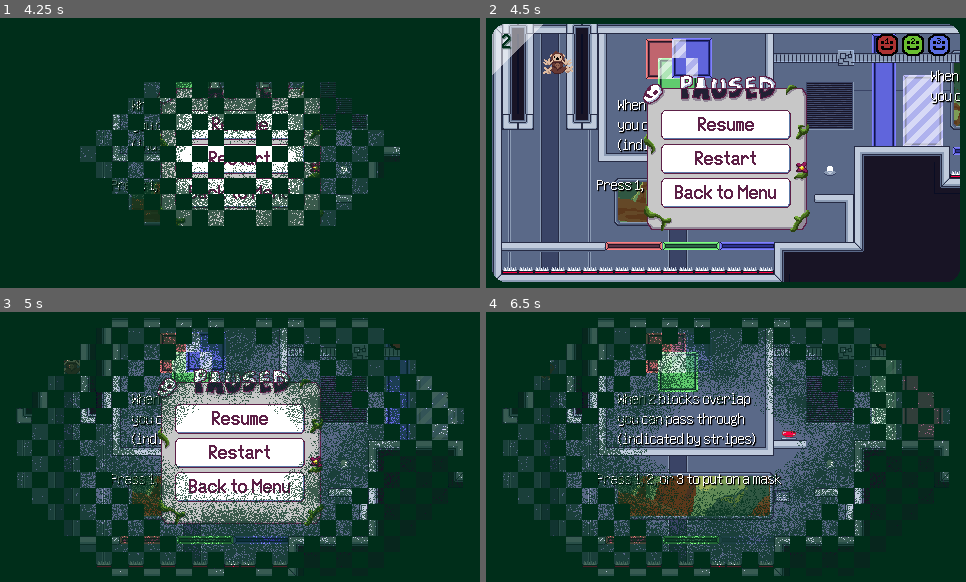
Above: before the commit, frames 1-4 (two rows, left to right).
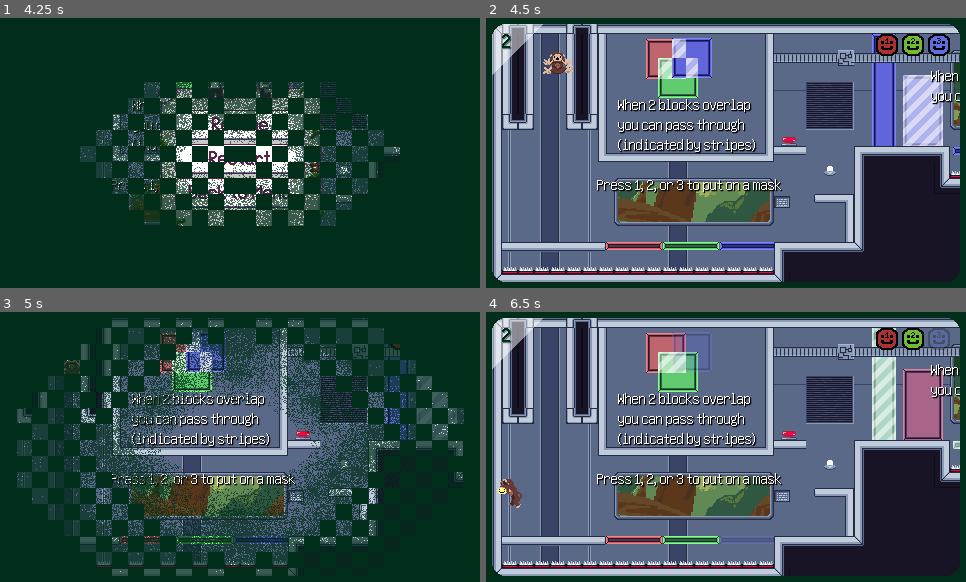
Above: after the commit, the same moments.

Repository: avaxar/phase-reveal
Game: Godot game, scene res://level/level.tscn
Same seed, same stepped clock (60 frames per second), same inputs: the game is played once before the commit and once after it. This scene is started directly instead of the project's main scene. Sound files missing from this copy of the repository are replaced by a short silence.
Inputs (mouse positions are in pixels of both pictures, inside the frame that each line leads up to):
- Up to frame 1 (4.25 s): tap Enter (ui_accept) at 0.5 s; move the mouse to (345, 139) at 0.52 s; hold E (interact) 0.53-1.28 s; hold D (right) 0.53-2.03 s; tap W (jump) at 0.77, 1.52, 3.02, 3.77 s; move the mouse to (144, 166) at 1.27 s; tap 3 (mask_blue) at 1.35 s; move the mouse to (288, 93) at 2.02 s; hold A (left) 2.03-2.78 s; hold 2 (mask_green) 2.03-2.78 s; move the mouse to (216, 207) at 2.77 s; hold D (right) from 2.78 s (still down); tap 1 (mask_red) at 2.85 s; move the mouse to (384, 193) at 3.52 s; hold E (interact) from 3.53 s (still down); tap Escape (pause) at 4.15 s
- Up to frame 2 (4.5 s): release D (right) at 4.25 s; release E (interact) at 4.25 s; click "Restart" at 4.25 s
- Up to frame 3 (5 s): no input
- Up to frame 4 (6.5 s): click (726, 452) at 5 s, where only the run before the commit has a clickable "Restart"; move the mouse to (582, 406) at 5.77 s; hold A (left) from 5.78 s (still down); tap 3 (mask_blue) at 5.85 s; tap W (jump) at 6.02 s

Frame 1 is identical in both runs. In frame 2, 18% of the frame differs, in the area x 32-68%, y 21-80%; in frame 3, 16%; in frame 4, 67%, in the area x 1-99%, y 2-98%.

Commit message:
Names and something

Diff:
--- a/ui/pause/pause_menu.gd
+++ b/ui/pause/pause_menu.gd
@@ -7,6 +7,7 @@
 
 func _on_restart_button_pressed() -> void:
 	get_tree().paused = false
+	visible = false
 	Manager.emit_on_player_death()
 
 func _on_menu_button_pressed() -> void:
--- a/ui/title_screen/title_screen.tscn
+++ b/ui/title_screen/title_screen.tscn
@@ -298,22 +298,22 @@
 [node name="CreditsButton2" parent="CreditsContainer/CircularContainer" unique_id=2141593416 instance=ExtResource("6_1djn3")]
 layout_mode = 2
 scale_size = Vector2(1.25, 1.25)
-label_text = "Anders Emmanuel Tan"
+label_text = "Anders \"Plumz\" Tan"
 
 [node name="CreditsButton3" parent="CreditsContainer/CircularContainer" unique_id=125875596 instance=ExtResource("6_1djn3")]
 layout_mode = 2
 scale_size = Vector2(1.25, 1.25)
-label_text = "Thomas Nadandra Aryawida"
+label_text = "Thomas \"Troggz\" Nadandra"
 
 [node name="CreditsButton4" parent="CreditsContainer/CircularContainer" unique_id=1506954380 instance=ExtResource("6_1djn3")]
 layout_mode = 2
 scale_size = Vector2(1.25, 1.25)
-label_text = "Matthew Harry Indriadi"
+label_text = "Matthew \"picardia\" Harry"
 
 [node name="CreditsButton5" parent="CreditsContainer/CircularContainer" unique_id=1801968738 instance=ExtResource("6_1djn3")]
 layout_mode = 2
 scale_size = Vector2(1.25, 1.25)
-label_text = "Rafael Arthur Immanuel Hady"
+label_text = "rtzg"
 
 [node name="BackContainer" type="MarginContainer" parent="." unique_id=1208578692]
 visible = false
